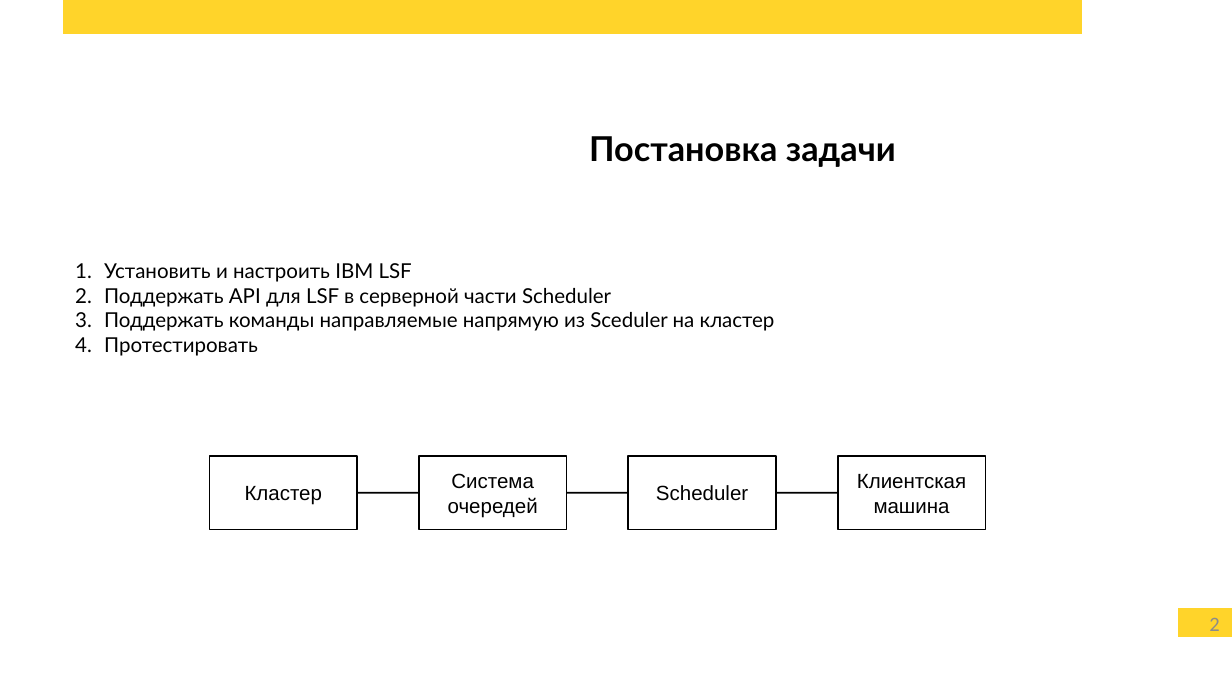
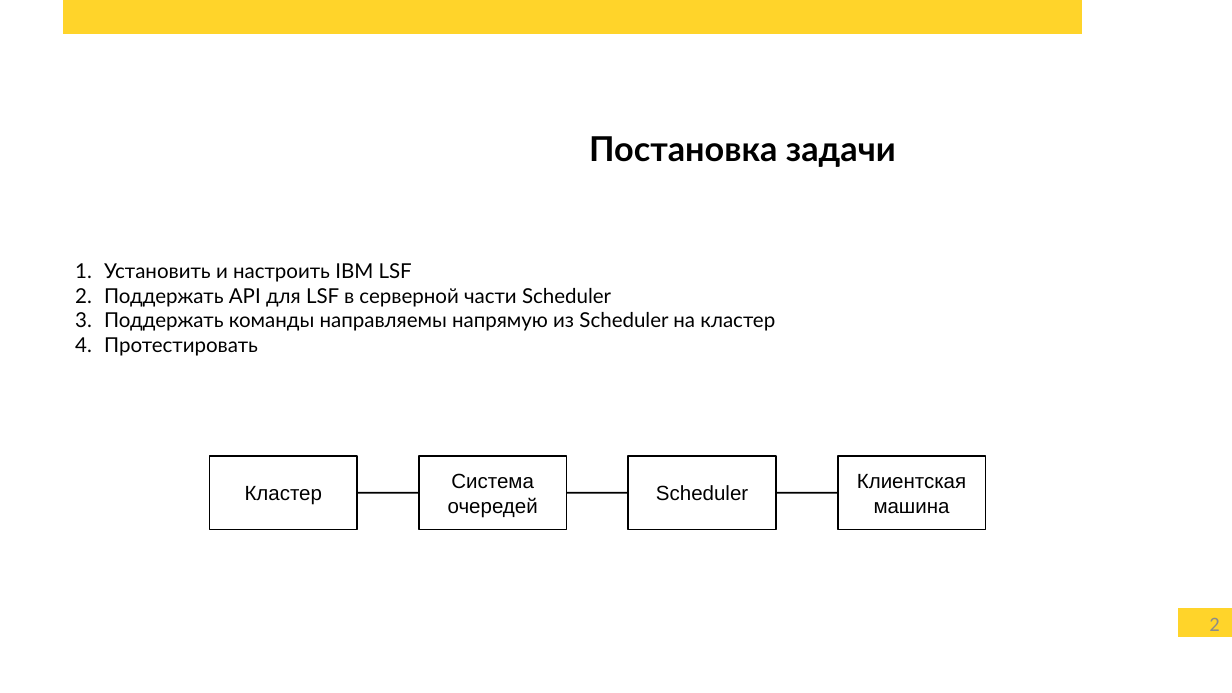
Before and after one commit to alz610/master-coursework, a slide deck: slide 2 of presentation/presentation.odp. Drawn at 1232x693 pixels with LibreOffice and Linux fonts; fonts in the diff are those of the drawing; background and template pictures are left out. Boxes give left, top, right and bottom in pixels: in the first picture for what was removed or moved away, otherwise in the second. Text is boxed around its words. In the diff, an @@ line names an element or a change of style, - is before the commit and + after.

```diff
--- a/presentation/presentation.odp
+++ b/presentation/presentation.odp
@@ text at box(104, 312, 775, 331): text changed @@
-3. Поддержать команды направляемые напрямую из Sceduler на кластер
+3. Поддержать команды направляемы напрямую из Scheduler на кластер
```
Also in this commit, not shown: 4 other slides changed, 5 slides added, 7 other files.
